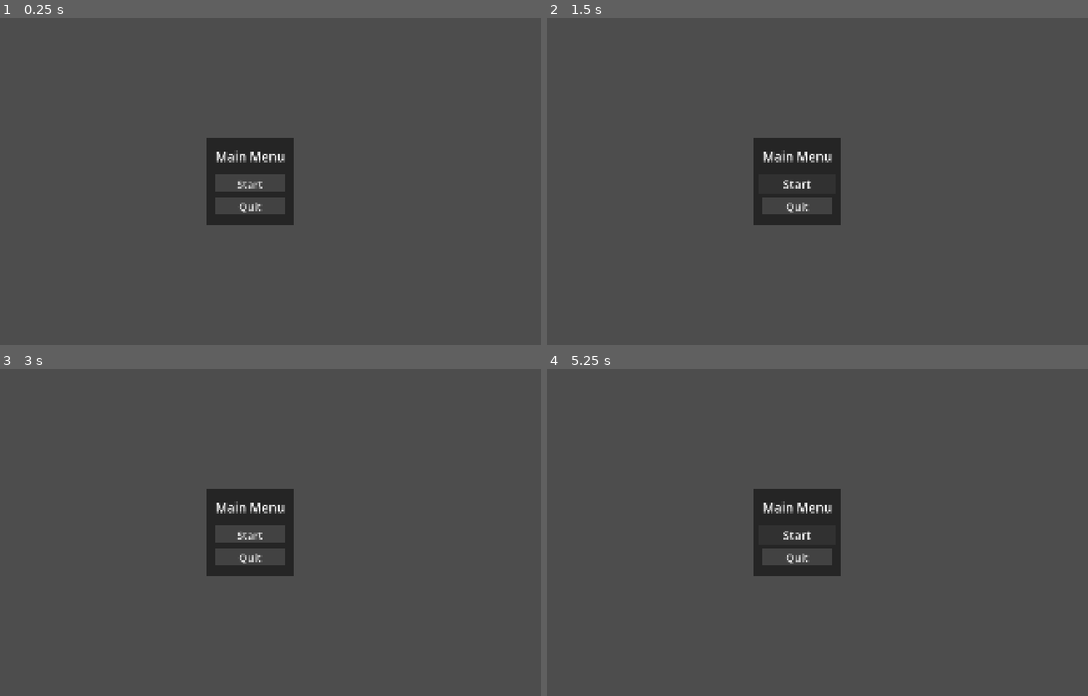
Above: before the commit, frames 1-4 (two rows, left to right).
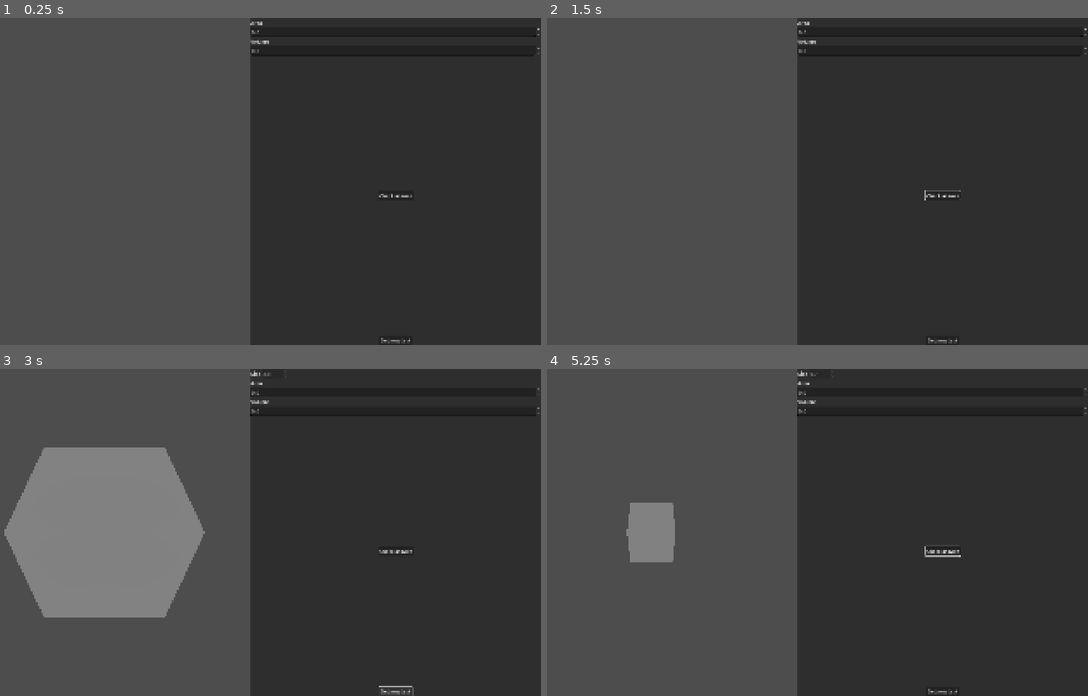
Above: after the commit, the same moments.

Repository: Paraross/geo-app
Game: Godot game, scene res://scenes/main.tscn
Same seed, same stepped clock (60 frames per second), same inputs: the game is played once before the commit and once after it.
Inputs (mouse positions are in pixels of both pictures, inside the frame that each line leads up to):
- Up to frame 1 (0.25 s): no input
- Up to frame 2 (1.5 s): click (941, 194) at 0.5 s, where only the run after the commit has a clickable "Check answer"; click (795, 184) at 1.25 s, where only the run before the commit has a clickable "Start"
- Up to frame 3 (3 s): click (248, 535) at 2 s, where only the run before the commit has a clickable "Start"; click (394, 692) at 2.75 s, where only the run after the commit has a clickable "Get new task"
- Up to frame 4 (5.25 s): click (941, 692) at 3.5 s, where only the run after the commit has a clickable "Get new task"; click (941, 552) at 4.25 s, where only the run after the commit has a clickable "Check answer"; click (795, 535) at 5 s, where only the run before the commit has a clickable "Start"

The runs differ from the first frame. In frame 1, 53% of the frame differs, in the area x 38-100%, y 0-100%; in frame 2, 53%; in frame 3, 69%, in the area x 0-100%, y 0-100%; in frame 4, 55%.

Commit message:
Rename nodes for the two main app views

Diff:
--- a/scenes/main.tscn
+++ b/scenes/main.tscn
@@ -8,7 +8,71 @@
 [node name="Main" type="Node"]
 script = ExtResource("1_ig7tw")
 
-[node name="HBoxContainer" type="HBoxContainer" parent="."]
+[node name="TaskView" type="HBoxContainer" parent="."]
+anchors_preset = 15
+anchor_right = 1.0
+anchor_bottom = 1.0
+grow_horizontal = 2
+grow_vertical = 2
+
+[node name="ShapeViewportContainer" type="SubViewportContainer" parent="TaskView"]
+custom_minimum_size = Vector2(360, 0)
+layout_mode = 2
+size_flags_horizontal = 3
+stretch = true
+
+[node name="ShapeViewport" type="SubViewport" parent="TaskView/ShapeViewportContainer"]
+handle_input_locally = false
+size = Vector2i(958, 1080)
+render_target_update_mode = 4
+
+[node name="ShapeWorld" parent="TaskView/ShapeViewportContainer/ShapeViewport" instance=ExtResource("2_0xm2m")]
+
+[node name="PanelContainer" type="PanelContainer" parent="TaskView"]
+layout_mode = 2
+size_flags_horizontal = 3
+
+[node name="VBoxContainer" type="VBoxContainer" parent="TaskView/PanelContainer"]
+layout_mode = 2
+
+[node name="TaskDataGrid" type="GridContainer" parent="TaskView/PanelContainer/VBoxContainer"]
+layout_mode = 2
+columns = 2
+
+[node name="TaskAnswerGrid" type="GridContainer" parent="TaskView/PanelContainer/VBoxContainer"]
+layout_mode = 2
+
+[node name="AreaLabel" type="Label" parent="TaskView/PanelContainer/VBoxContainer/TaskAnswerGrid"]
+layout_mode = 2
+text = "Area"
+
+[node name="AreaSpinBox" type="SpinBox" parent="TaskView/PanelContainer/VBoxContainer/TaskAnswerGrid"]
+layout_mode = 2
+size_flags_horizontal = 3
+step = 0.01
+
+[node name="VolumeLabel" type="Label" parent="TaskView/PanelContainer/VBoxContainer/TaskAnswerGrid"]
+layout_mode = 2
+text = "Volume"
+
+[node name="VolumeSpinBox" type="SpinBox" parent="TaskView/PanelContainer/VBoxContainer/TaskAnswerGrid"]
+layout_mode = 2
+size_flags_horizontal = 3
+step = 0.01
+
+[node name="CheckAnswerButton" type="Button" parent="TaskView/PanelContainer/VBoxContainer"]
+layout_mode = 2
+size_flags_horizontal = 4
+size_flags_vertical = 10
+text = "Check answer"
+
+[node name="NewTaskButton" type="Button" parent="TaskView/PanelContainer/VBoxContainer"]
+layout_mode = 2
+size_flags_horizontal = 4
+size_flags_vertical = 10
+text = "Get new task"
+
+[node name="MainMenu" type="CenterContainer" parent="."]
 visible = false
 anchors_preset = 15
 anchor_right = 1.0
@@ -16,89 +80,25 @@
 grow_horizontal = 2
 grow_vertical = 2
 
-[node name="ShapeViewportContainer" type="SubViewportContainer" parent="HBoxContainer"]
-custom_minimum_size = Vector2(360, 0)
-layout_mode = 2
-size_flags_horizontal = 3
-stretch = true
-
-[node name="ShapeViewport" type="SubViewport" parent="HBoxContainer/ShapeViewportContainer"]
-handle_input_locally = false
-size = Vector2i(958, 1080)
-render_target_update_mode = 0
-
-[node name="ShapeWorld" parent="HBoxContainer/ShapeViewportContainer/ShapeViewport" instance=ExtResource("2_0xm2m")]
-
-[node name="PanelContainer" type="PanelContainer" parent="HBoxContainer"]
-layout_mode = 2
-size_flags_horizontal = 3
-
-[node name="VBoxContainer" type="VBoxContainer" parent="HBoxContainer/PanelContainer"]
-layout_mode = 2
-
-[node name="TaskDataGrid" type="GridContainer" parent="HBoxContainer/PanelContainer/VBoxContainer"]
-layout_mode = 2
-columns = 2
-
-[node name="TaskAnswerGrid" type="GridContainer" parent="HBoxContainer/PanelContainer/VBoxContainer"]
-layout_mode = 2
-
-[node name="AreaLabel" type="Label" parent="HBoxContainer/PanelContainer/VBoxContainer/TaskAnswerGrid"]
-layout_mode = 2
-text = "Area"
-
-[node name="AreaSpinBox" type="SpinBox" parent="HBoxContainer/PanelContainer/VBoxContainer/TaskAnswerGrid"]
-layout_mode = 2
-size_flags_horizontal = 3
-step = 0.01
-
-[node name="VolumeLabel" type="Label" parent="HBoxContainer/PanelContainer/VBoxContainer/TaskAnswerGrid"]
-layout_mode = 2
-text = "Volume"
-
-[node name="VolumeSpinBox" type="SpinBox" parent="HBoxContainer/PanelContainer/VBoxContainer/TaskAnswerGrid"]
-layout_mode = 2
-size_flags_horizontal = 3
-step = 0.01
-
-[node name="CheckAnswerButton" type="Button" parent="HBoxContainer/PanelContainer/VBoxContainer"]
-layout_mode = 2
-size_flags_horizontal = 4
-size_flags_vertical = 10
-text = "Check answer"
-
-[node name="NewTaskButton" type="Button" parent="HBoxContainer/PanelContainer/VBoxContainer"]
-layout_mode = 2
-size_flags_horizontal = 4
-size_flags_vertical = 10
-text = "Get new task"
-
-[node name="CenterContainer" type="CenterContainer" parent="."]
-anchors_preset = 15
-anchor_right = 1.0
-anchor_bottom = 1.0
-grow_horizontal = 2
-grow_vertical = 2
-
-[node name="PanelContainer" type="PanelContainer" parent="CenterContainer"]
+[node name="PanelContainer" type="PanelContainer" parent="MainMenu"]
 layout_mode = 2
 theme = ExtResource("3_sugp2")
 
-[node name="VBoxContainer" type="VBoxContainer" parent="CenterContainer/PanelContainer"]
+[node name="VBoxContainer" type="VBoxContainer" parent="MainMenu/PanelContainer"]
 layout_mode = 2
 
-[node name="TitleLabel" type="Label" parent="CenterContainer/PanelContainer/VBoxContainer"]
+[node name="TitleLabel" type="Label" parent="MainMenu/PanelContainer/VBoxContainer"]
 layout_mode = 2
 theme = ExtResource("3_sugp2")
 text = "Main Menu"
 horizontal_alignment = 1
 
-[node name="StartButton" type="Button" parent="CenterContainer/PanelContainer/VBoxContainer"]
+[node name="StartButton" type="Button" parent="MainMenu/PanelContainer/VBoxContainer"]
 layout_mode = 2
 theme = ExtResource("3_sugp2")
 text = "Start"
 
-[node name="AnimationComponent" type="Node" parent="CenterContainer/PanelContainer/VBoxContainer/StartButton"]
+[node name="AnimationComponent" type="Node" parent="MainMenu/PanelContainer/VBoxContainer/StartButton"]
 script = ExtResource("4_jyhfs")
 trans_type = 4
 ease_type = 1
@@ -106,13 +106,13 @@
 duration = 0.1
 metadata/_custom_type_script = "uid://c6xlyam5vher4"
 
-[node name="QuitButton" type="Button" parent="CenterContainer/PanelContainer/VBoxContainer"]
+[node name="QuitButton" type="Button" parent="MainMenu/PanelContainer/VBoxContainer"]
 layout_mode = 2
 theme = ExtResource("3_sugp2")
 theme_type_variation = &"QuitButon"
 text = "Quit"
 
-[node name="AnimationComponent2" type="Node" parent="CenterContainer/PanelContainer/VBoxContainer/QuitButton"]
+[node name="AnimationComponent2" type="Node" parent="MainMenu/PanelContainer/VBoxContainer/QuitButton"]
 script = ExtResource("4_jyhfs")
 trans_type = 4
 ease_type = 1
@@ -120,5 +120,5 @@
 duration = 0.1
 metadata/_custom_type_script = "uid://c6xlyam5vher4"
 
-[connection signal="pressed" from="HBoxContainer/PanelContainer/VBoxContainer/CheckAnswerButton" to="." method="_on_check_answer_button_pressed"]
-[connection signal="pressed" from="HBoxContainer/PanelContainer/VBoxContainer/NewTaskButton" to="." method="_on_button_pressed"]
+[connection signal="pressed" from="TaskView/PanelContainer/VBoxContainer/CheckAnswerButton" to="." method="_on_check_answer_button_pressed"]
+[connection signal="pressed" from="TaskView/PanelContainer/VBoxContainer/NewTaskButton" to="." method="_on_button_pressed"]
--- a/scripts/main.gd
+++ b/scripts/main.gd
@@ -1,15 +1,15 @@
 extends Node
 
-@onready var shape_world: ShapeWorld = $HBoxContainer/ShapeViewportContainer/ShapeViewport/ShapeWorld
+@onready var shape_world: ShapeWorld = $TaskView/ShapeViewportContainer/ShapeViewport/ShapeWorld
 
-@onready var task_data_grid: GridContainer = $HBoxContainer/PanelContainer/VBoxContainer/TaskDataGrid
+@onready var task_data_grid: GridContainer = $TaskView/PanelContainer/VBoxContainer/TaskDataGrid
 
-@onready var task_answer_grid: GridContainer = $HBoxContainer/PanelContainer/VBoxContainer/TaskAnswerGrid
+@onready var task_answer_grid: GridContainer = $TaskView/PanelContainer/VBoxContainer/TaskAnswerGrid
 @onready var area_spin_box: SpinBox = task_answer_grid.get_node("AreaSpinBox")
 @onready var volume_spin_box: SpinBox = task_answer_grid.get_node("VolumeSpinBox")
 
-@onready var check_answer_button: Button = $HBoxContainer/PanelContainer/VBoxContainer/CheckAnswerButton
-@onready var new_task_button: Button = $HBoxContainer/PanelContainer/VBoxContainer/NewTaskButton
+@onready var check_answer_button: Button = $TaskView/PanelContainer/VBoxContainer/CheckAnswerButton
+@onready var new_task_button: Button = $TaskView/PanelContainer/VBoxContainer/NewTaskButton
 
 func _on_button_pressed() -> void:
 	shape_world.spawn_new_task()
